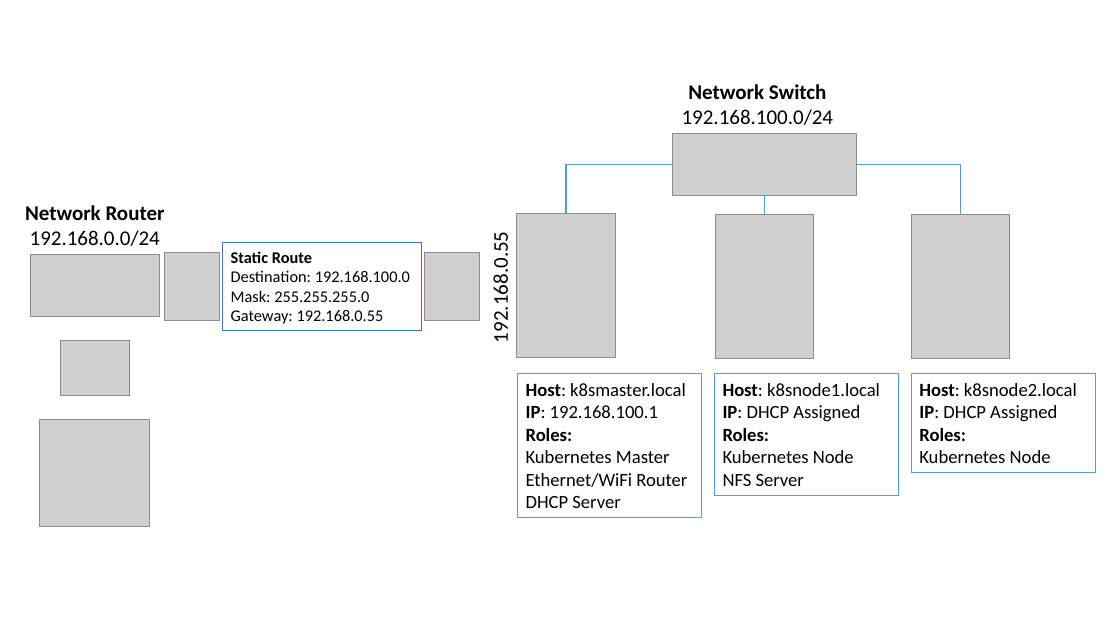
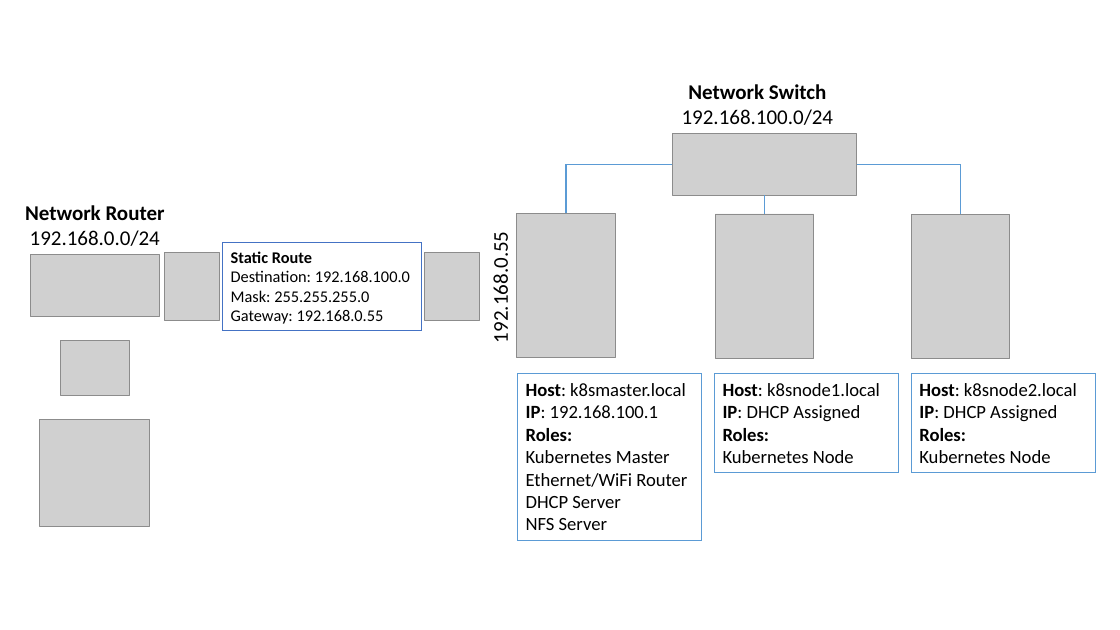
Before and after one commit to gloveboxes/Raspberry-Pi-Kubernetes-Cluster, a slide deck: slide 1 of Resources/network.pptx. Drawn at 1120x630 pixels with LibreOffice and Linux fonts; fonts in the diff are those of the drawing; grey boxes stand for pictures. Boxes give left, top, right and bottom in pixels: in the first picture for what was removed or moved away, otherwise in the second. Text is boxed around its words. In the diff, an @@ line names an element or a change of style, - is before the commit and + after.

```diff
--- a/Resources/network.pptx
+++ b/Resources/network.pptx
@@ rectangle "Host: k8smaster.local": place and size @@
-rectangle "Host: k8smaster.local" at (518,374,702,518)
+rectangle "Host: k8smaster.local" at (518,374,702,541)
@@ rectangle "Host: k8snode1.local": place and size @@
-rectangle "Host: k8snode1.local" at (714,374,898,496)
+rectangle "Host: k8snode1.local" at (714,374,898,473)
@@ text in rectangle at (723,474,804,486): paragraph removed @@
-NFS Server
@@ text in rectangle at (526,518,607,530): paragraph added @@
+NFS Server
```
Also in this commit, not shown: 1 other slide changed, 7 other files.
